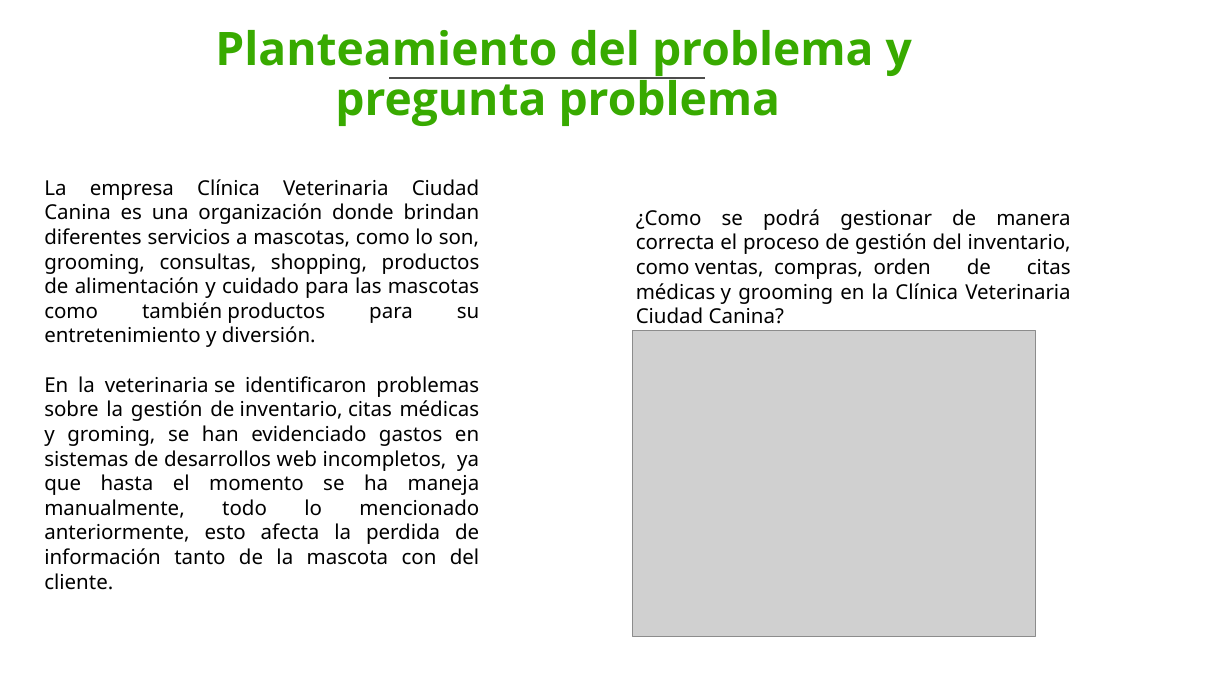
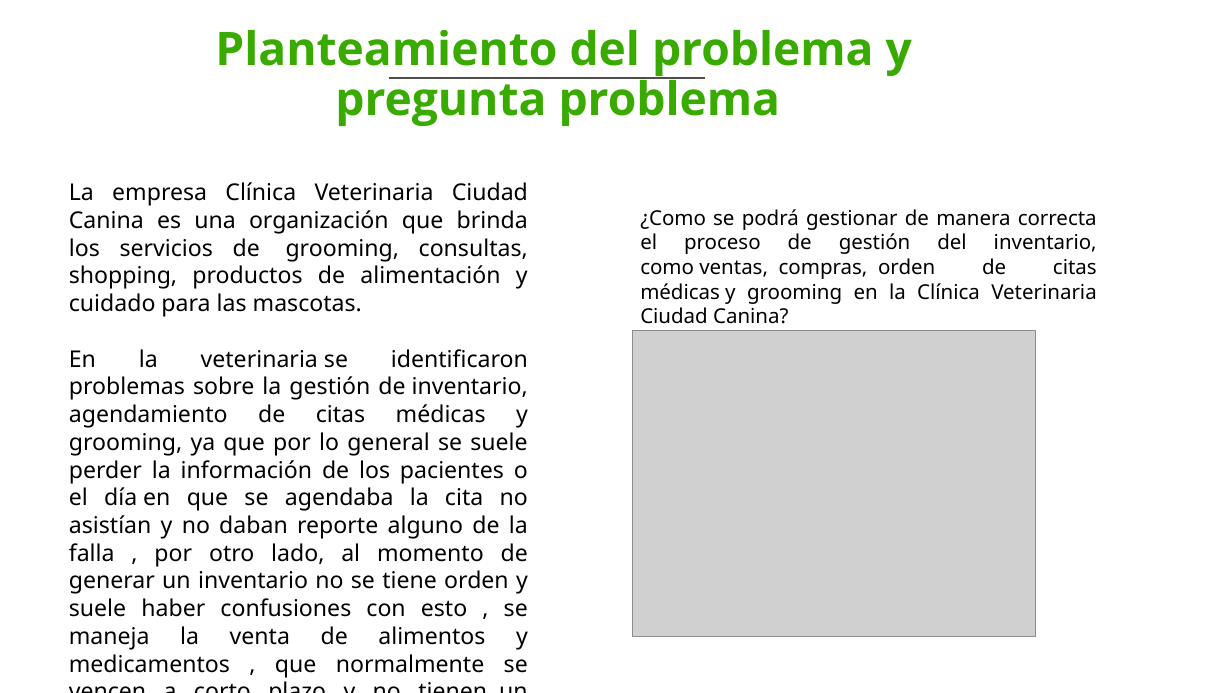
Before and after one commit to MrLeeHub2006/JAME, a slide deck: slide 4 of JAME.pptx. Drawn at 1232x693 pixels with LibreOffice and Linux fonts; fonts in the diff are those of the drawing; grey boxes stand for pictures; background and template pictures are left out. Boxes give left, top, right and bottom in pixels: in the first picture for what was removed or moved away, otherwise in the second. Text is boxed around its words. In the diff, an @@ line names an element or a change of style, - is before the commit and + after.

```diff
--- a/JAME.pptx
+++ b/JAME.pptx
@@ text at (x1=69, y1=182, x2=528, y2=673): text changed; size 16 to 18 pt @@
-La empresa Clínica Veterinaria Ciudad Canina es una organización donde brindan diferentes servicios a mascotas, como lo son, grooming, consultas, shopping, productos de alimentación y cuidado para las mascotas como también productos para su entretenimiento y diversión.
-En la veterinaria se identificaron problemas sobre la gestión de inventario, citas médicas y groming, se han evidenciado gastos en sistemas de desarrollos web incompletos, ya que hasta el momento se ha maneja manualmente, todo lo mencionado anteriormente, esto afecta la perdida de información tanto de la mascota con del cliente.
+La empresa Clínica Veterinaria Ciudad Canina es una organización que brinda los servicios de grooming, consultas, shopping, productos de alimentación y cuidado para las mascotas.
+En la veterinaria se identificaron problemas sobre la gestión de inventario, agendamiento de citas médicas y grooming, ya que por lo general se suele perder la información de los pacientes o el día en que se agendaba la cita no asistían y no daban reporte alguno de la falla , por otro lado, al momento de generar un inventario no se tiene orden y suele haber confusiones con esto , se maneja la venta de alimentos y medicamentos , que normalmente se vencen a corto plazo y no tienen un sistema que haga un seguimiento a esto.
@@ text "¿Como se podrá gestionar de ..." rewrapped from (x1=636, y1=209, x2=1071, y2=304) to (x1=640, y1=209, x2=1097, y2=304) @@
```
Also in this commit, not shown: 7 other slides changed, 3 slides added, 2 slides removed.
